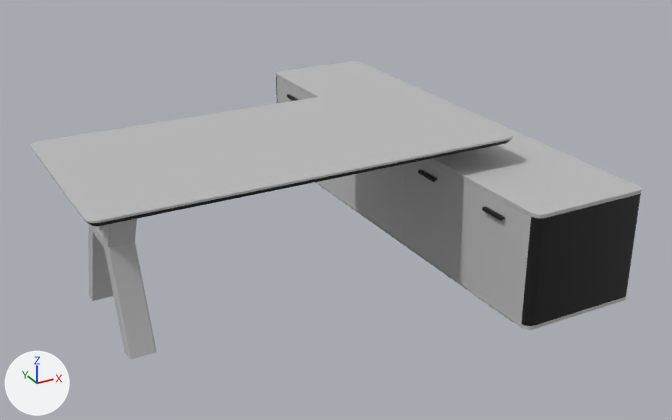
The glTF model castor360.glb, before and after one commit.
The view is the same before and after, from a 50 mm lens placed at (-1.85, -3.92, 2.15), pointed at (0.21, -0.16, 0.28). Every picture has the same lights, and +X, +Y and +Z are marked at lower left. The picture after the commit comes second. Where no turn or scale is listed for an object, it has been applied to the vertices.

In view in the first picture: 'Box2131636822', 'Line209', 'Object98424', 'Object98427', 'Object98462', 'Object98464', 'Plane666', 'Rectangle803', 'Rectangle806', 'Rectangle807', 'Rectangle808', 'Rectangle810' and 5 more.
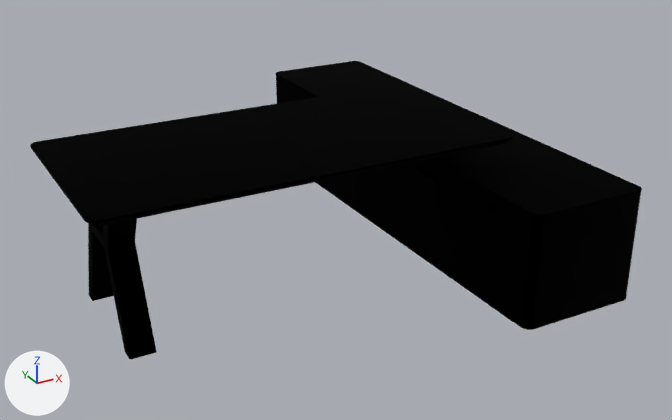
The change in detail:
Material 'fallback Material.001' (mat_fallback_material_001) is new.
Its base color is (0.0, 0.0, 0.0) (black #000000).
Its metallic is 1.0.
Its roughness is 1.0.
Material 'fallback Material' (mat_fallback_material) is new.
Its base color is (0.0, 0.0, 0.0) (black #000000).
Its metallic is 1.0.
Its roughness is 1.0.
me_box2131636822 has 544 vertices, 1080 faces and spans x -9.0..9.0, y -392.0..585.0, z -333.0..175.0.
me_box2131636822 no longer uses material mat_melamin___246___f_nd_k (grey #bcbcbc).
me_box2131636822 gains material mat_fallback_material (black #000000).
me_line209 has 518 vertices, 1032 faces and spans x -0.0016..0.0174, y -0.6164..-0.4784, z -0.4221..-0.4071.
me_line209 no longer uses material mat_material__2147433127 (black #0c0c0c).
me_line209 gains material mat_fallback_material_001 (black #000000).
me_object98424 has 272 vertices, 540 faces and spans x -0.009..0.009, y -0.487..0.001, z -0.279..0.231.
me_object98424 no longer uses material mat_melamin___246___f_nd_k (grey #bcbcbc).
me_object98424 gains material mat_fallback_material (black #000000).
me_object98427 has 272 vertices, 540 faces and spans x -9.0..9.0, y -863.0..-394.0, z -333.0..175.0.
me_object98427 no longer uses material mat_melamin___246___f_nd_k (grey #bcbcbc).
me_object98427 gains material mat_fallback_material (black #000000).
me_plane666 has 976 vertices, 1944 faces and spans x 0.0..0.018, y -0.25..0.25, z -0.254..0.253.
me_plane666 no longer uses material mat_melamin___246___f_nd_k (grey #bcbcbc).
me_plane666 gains material mat_fallback_material (black #000000).
me_rectangle806 has 576 vertices, 1148 faces and spans x -0.3..0.3, y -1.25..1.27, z 0.0..0.02.
me_rectangle806 no longer uses material mat_melamin___246___f_nd_k (grey #bcbcbc).
me_rectangle806 gains material mat_fallback_material (black #000000).
me_rectangle807 has 576 vertices, 1148 faces and spans x -0.3..0.3, y -1.25..1.27, z 0.0..0.02.
me_rectangle807 no longer uses material mat_melamin___246___f_nd_k (grey #bcbcbc).
me_rectangle807 gains material mat_fallback_material (black #000000).
me_rectangle808 has 36 vertices, 68 faces and spans x -0.301..0.301, y -0.01..0.03, z 0.0..0.51.
me_rectangle808 no longer uses material mat_material__2147433127 (black #0c0c0c).
me_rectangle808 gains material mat_fallback_material_001 (black #000000).
me_object98462 has 872 vertices, 1728 faces and spans x 0.0..0.12, y -0.1..0.55, z -0.384..0.318.
me_object98462 no longer uses material mat_melamin___246___f_nd_k (grey #bcbcbc).
me_object98462 gains material mat_fallback_material (black #000000).
me_object98464 has 20 vertices, 32 faces and spans x -0.02..-0.012, y -0.507..0.126, z -0.41..0.04.
me_object98464 no longer uses material mat_melamin___246___f_nd_k (grey #bcbcbc).
me_object98464 gains material mat_fallback_material (black #000000).
me_rectangle803 has 1760 vertices, 3516 faces and spans x -1.0..1.0, y -0.45..0.55, z 0.0..0.01.
me_rectangle803 no longer uses material mat_melamin___246___f_nd_k (grey #bcbcbc).
me_rectangle803 gains material mat_fallback_material (black #000000).
me_rectangle810 has 3024 vertices, 6048 faces and spans x -1.0..1.0, y -0.45..0.55, z -0.02..0.0.
me_rectangle810 no longer uses material mat_material__2147433127 (black #0c0c0c).
me_rectangle810 gains material mat_fallback_material_001 (black #000000).

Changed parts and their boxes (x1, y1, x2, y2) in the pictures (672 x 420 px):
'Rectangle803', recoloured (grey to black)
    both: (30, 85, 513, 223)
'Rectangle807', recoloured (grey to black)
    both: (276, 61, 642, 218)
'Rectangle808', recoloured (darker)
    both: (521, 193, 641, 326)
'Box2131636822', recoloured (grey to black)
    both: (355, 159, 464, 279)
'Object98427', recoloured (grey to black)
    both: (458, 180, 531, 323)
'Object98462', recoloured (grey to black)
    both: (88, 219, 157, 359)
'Rectangle810', recoloured
    both: (38, 139, 512, 226)
'Rectangle806', recoloured
    both: (316, 182, 627, 330)
'Object98424', recoloured
    both: (314, 97, 356, 207)
'Object98464', recoloured
    both: (88, 224, 129, 358)
'Plane666', recoloured (grey to black)
    both: (277, 77, 314, 103)
'Line209', recoloured
    both: (482, 206, 505, 221)
